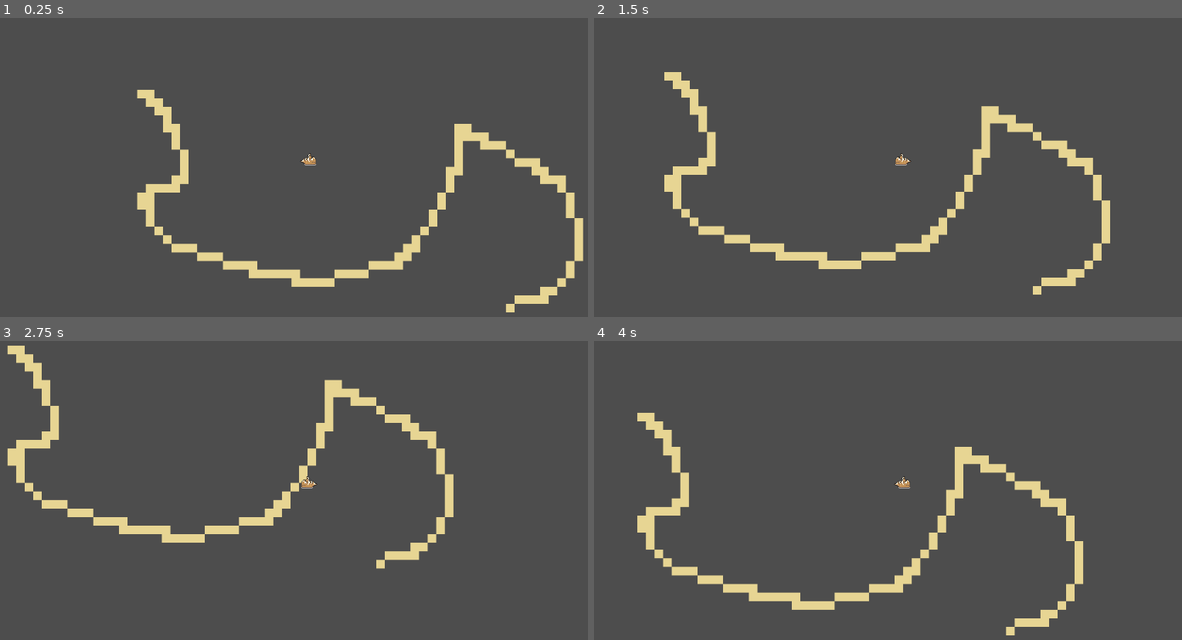
Above: before the commit, frames 1-4 (two rows, left to right).
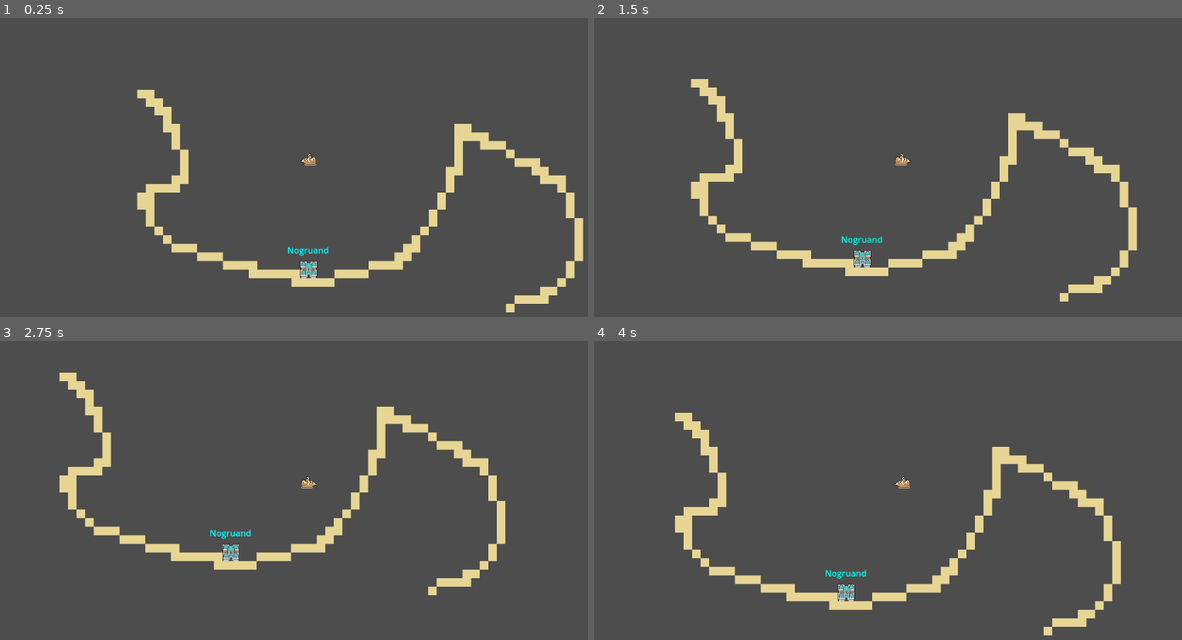
Above: after the commit, the same moments.

Repository: sentinelle28/Ship
Game: Godot game, scene res://Scene/GameplayScene/gameplay_scene.tscn
Two runs of this game, one before a commit and one after it. Both use one fixed random seed, a clock stepped at 60 frames per second and the inputs below. This scene is started directly instead of the project's main scene.
Inputs:
- Up to frame 1 (0.25 s): no input
- Up to frame 2 (1.5 s): tap Enter at 0.5 s; hold Right (ui_right) 0.53-1.28 s; hold Down (ui_down) from 1.28 s (still down)
- Up to frame 3 (2.75 s): release Down (ui_down) at 2.03 s; hold Right (ui_right) from 2.03 s (still down)
- Up to frame 4 (4 s): release Right (ui_right) at 2.78 s; hold Up (ui_up) 2.78-3.53 s; hold Left (ui_left) from 3.53 s (still down)

The runs differ from the first frame. In frame 1, 0.2% of the frame differs, in the area x 48-56%, y 76-88%; in frame 2, 8.2%; in frame 3, 9.2%; in frame 4, 9.6%, in the area x 7-90%, y 24-99%.

Commit message:
added hairbor interaction

Diff:
--- /dev/null
+++ b/Autolaud/hairbor_layer/hairbor_layer.gd
@@ -0,0 +1,7 @@
+extends CanvasLayer
+
+@onready var go_button:Button = $go_button
+
+
+func _show_menu(hairbor:Hairbor)->void:
+	pass
--- /dev/null
+++ b/Autolaud/hairbor_layer/hairbor_layer.tscn
@@ -0,0 +1,14 @@
+[gd_scene load_steps=2 format=3 uid="uid://bm8pr08p4qe5n"]
+
+[ext_resource type="Script" path="res://Autolaud/hairbor_layer/hairbor_layer.gd" id="1_sbb3s"]
+
+[node name="HairborLayer" type="CanvasLayer"]
+visible = false
+script = ExtResource("1_sbb3s")
+
+[node name="go_button" type="Button" parent="."]
+offset_left = 936.0
+offset_top = 536.0
+offset_right = 1152.0
+offset_bottom = 640.0
+text = "go"
--- a/Common/HealthComponent/HealthComponent.gd
+++ b/Common/HealthComponent/HealthComponent.gd
@@ -5,10 +5,15 @@
 @onready var current_health:int = max_health
 @export var health_regeneration:int = 0
 
-func take_dmg(dmg:int)->void:
+func _take_dmg(dmg:int)->void:
 	current_health -= dmg
 	if current_health <= 0:
 		get_parent().queue_free()
 
-func _regen():
+func _regen()->void:
 	pass
+
+func _modify_max_health(new_max_healht:int)->void:
+	if new_max_healht < current_health:
+		current_health = new_max_healht
+	max_health = new_max_healht
--- a/Common/crew/crewClass.gd
+++ b/Common/crew/crewClass.gd
@@ -2,3 +2,4 @@
 
 class_name Crew
 @export var hire_cost:int
+@export var capacity:int = 1
--- /dev/null
+++ b/Common/hairbor/hairbor.gd
@@ -0,0 +1,24 @@
+extends Area2D
+
+class_name Hairbor
+var price_list:Dictionary = {}
+var stock_list:Dictionary = {}
+var hirable_crew:Array[Crew] = []
+var player:Player
+
+func _ready() -> void:
+	HairborLayer.go_button.connect("pressed",_close_menu)
+
+func _open_menu()->void:
+	HairborLayer.show()
+	player._enter_an_haibor()
+
+func _close_menu()->void:
+	HairborLayer.hide()
+	player.is_in_a_hairbor = false
+
+
+func _on_body_entered(body: Node2D) -> void:
+	if body is Player:
+		player = body
+		_open_menu()
--- /dev/null
+++ b/Common/hairbor/hairbor.tscn
@@ -0,0 +1,8 @@
+[gd_scene load_steps=2 format=3 uid="uid://bh61caop5jwh7"]
+
+[ext_resource type="Script" path="res://Common/hairbor/hairbor.gd" id="1_c4jeb"]
+
+[node name="hairbor" type="Area2D"]
+script = ExtResource("1_c4jeb")
+
+[connection signal="body_entered" from="." to="." method="_on_body_entered"]
--- /dev/null
+++ b/Common/tilemap/hairbor.tscn
@@ -0,0 +1,227 @@
+[gd_scene load_steps=28 format=3 uid="uid://gu1v4djn2wce"]
+
+[ext_resource type="Texture2D" uid="uid://by0a68wp1rpu2" path="res://asset/MiniWorldSprites/MiniWorldSprites/Buildings/Cyan/CyanBarracks.png" id="1_5fgcv"]
+[ext_resource type="Texture2D" uid="uid://bph86rwp7losb" path="res://asset/MiniWorldSprites/MiniWorldSprites/Buildings/Cyan/CyanChapels.png" id="2_olddt"]
+[ext_resource type="Texture2D" uid="uid://cdib6dnrlrb4w" path="res://asset/MiniWorldSprites/MiniWorldSprites/Buildings/Cyan/CyanTower.png" id="3_q64s4"]
+[ext_resource type="Texture2D" uid="uid://hxdennratxdj" path="res://asset/MiniWorldSprites/MiniWorldSprites/Buildings/Cyan/CyanWell.png" id="4_t0nin"]
+[ext_resource type="Texture2D" uid="uid://bf2bs18k1siyc" path="res://asset/MiniWorldSprites/MiniWorldSprites/Buildings/Cyan/CyanWorkshops.png" id="5_q07qf"]
+[ext_resource type="Texture2D" uid="uid://bwprxmjjt73oa" path="res://asset/MiniWorldSprites/MiniWorldSprites/Buildings/Cyan/CyanDocks.png" id="6_j3n2b"]
+[ext_resource type="Texture2D" uid="uid://b3tsiu1myvxkl" path="res://asset/MiniWorldSprites/MiniWorldSprites/Buildings/Cyan/CyanHouses.png" id="7_cvxv4"]
+[ext_resource type="Texture2D" uid="uid://dggpowfkilugk" path="res://asset/MiniWorldSprites/MiniWorldSprites/Buildings/Cyan/CyanHuts.png" id="8_053g8"]
+[ext_resource type="Texture2D" uid="uid://byltudw408kvr" path="res://asset/MiniWorldSprites/MiniWorldSprites/Buildings/Cyan/CyanKeep.png" id="9_eusu7"]
+[ext_resource type="Texture2D" uid="uid://c53nwlrxonf81" path="res://asset/MiniWorldSprites/MiniWorldSprites/Buildings/Cyan/CyanMarket.png" id="10_mnc4g"]
+[ext_resource type="Texture2D" uid="uid://cf7xlg31iujp5" path="res://asset/MiniWorldSprites/MiniWorldSprites/Buildings/Cyan/CyanResources.png" id="11_15jpu"]
+[ext_resource type="Texture2D" uid="uid://de8vbrt3lka2d" path="res://asset/MiniWorldSprites/MiniWorldSprites/Buildings/Cyan/CyanShip.png" id="12_dnjbg"]
+[ext_resource type="Texture2D" uid="uid://tk6rqx6epr27" path="res://asset/MiniWorldSprites/MiniWorldSprites/Buildings/Cyan/CyanTaverns.png" id="13_qxkms"]
+
+[sub_resource type="TileSetAtlasSource" id="TileSetAtlasSource_ogjxf"]
+texture = ExtResource("1_5fgcv")
+0:0/0 = 0
+1:0/0 = 0
+2:0/0 = 0
+3:0/0 = 0
+0:1/0 = 0
+1:1/0 = 0
+2:1/0 = 0
+3:1/0 = 0
+0:2/0 = 0
+1:2/0 = 0
+2:2/0 = 0
+3:2/0 = 0
+0:3/0 = 0
+1:3/0 = 0
+2:3/0 = 0
+3:3/0 = 0
+0:4/0 = 0
+1:4/0 = 0
+2:4/0 = 0
+3:4/0 = 0
+
+[sub_resource type="TileSetAtlasSource" id="TileSetAtlasSource_hoerj"]
+texture = ExtResource("2_olddt")
+0:0/0 = 0
+1:0/0 = 0
+2:0/0 = 0
+0:1/0 = 0
+1:1/0 = 0
+2:1/0 = 0
+
+[sub_resource type="TileSetAtlasSource" id="TileSetAtlasSource_pu8oj"]
+texture = ExtResource("3_q64s4")
+0:0/0 = 0
+0:1/0 = 0
+1:1/0 = 0
+0:2/0 = 0
+1:2/0 = 0
+0:3/0 = 0
+1:3/0 = 0
+2:3/0 = 0
+0:4/0 = 0
+1:4/0 = 0
+2:4/0 = 0
+0:5/0 = 0
+1:5/0 = 0
+2:5/0 = 0
+
+[sub_resource type="TileSetAtlasSource" id="TileSetAtlasSource_7ni6w"]
+texture = ExtResource("4_t0nin")
+0:0/0 = 0
+1:0/0 = 0
+2:0/0 = 0
+0:1/0 = 0
+1:1/0 = 0
+2:1/0 = 0
+
+[sub_resource type="TileSetAtlasSource" id="TileSetAtlasSource_6gtnp"]
+texture = ExtResource("5_q07qf")
+0:0/0 = 0
+1:0/0 = 0
+2:0/0 = 0
+0:1/0 = 0
+1:1/0 = 0
+2:1/0 = 0
+0:2/0 = 0
+1:2/0 = 0
+2:2/0 = 0
+
+[sub_resource type="TileSetAtlasSource" id="TileSetAtlasSource_nk724"]
+texture = ExtResource("6_j3n2b")
+0:0/0 = 0
+1:0/0 = 0
+2:0/0 = 0
+3:0/0 = 0
+0:1/0 = 0
+1:1/0 = 0
+2:1/0 = 0
+3:1/0 = 0
+
+[sub_resource type="TileSetAtlasSource" id="TileSetAtlasSource_qkh3p"]
+texture = ExtResource("7_cvxv4")
+0:0/0 = 0
+1:0/0 = 0
+2:0/0 = 0
+0:1/0 = 0
+1:1/0 = 0
+2:1/0 = 0
+0:2/0 = 0
+1:2/0 = 0
+2:2/0 = 0
+0:3/0 = 0
+1:3/0 = 0
+2:3/0 = 0
+
+[sub_resource type="TileSetAtlasSource" id="TileSetAtlasSource_0523p"]
+texture = ExtResource("8_053g8")
+0:0/0 = 0
+1:0/0 = 0
+2:0/0 = 0
+3:0/0 = 0
+4:0/0 = 0
+
+[sub_resource type="TileSetAtlasSource" id="TileSetAtlasSource_4vw1p"]
+texture = ExtResource("9_eusu7")
+0:0/0 = 0
+1:0/0 = 0
+2:0/0 = 0
+3:0/0 = 0
+4:0/0 = 0
+5:0/0 = 0
+0:1/0 = 0
+1:1/0 = 0
+2:1/0 = 0
+3:1/0 = 0
+4:1/0 = 0
+5:1/0 = 0
+0:2/0 = 0
+1:2/0 = 0
+2:2/0 = 0
+3:2/0 = 0
+4:2/0 = 0
+5:2/0 = 0
+0:3/0 = 0
+1:3/0 = 0
+2:3/0 = 0
+3:3/0 = 0
+4:3/0 = 0
+5:3/0 = 0
+
+[sub_resource type="TileSetAtlasSource" id="TileSetAtlasSource_7ffqm"]
+texture = ExtResource("10_mnc4g")
+0:0/0 = 0
+1:0/0 = 0
+2:0/0 = 0
+0:1/0 = 0
+1:1/0 = 0
+2:1/0 = 0
+0:2/0 = 0
+1:2/0 = 0
+2:2/0 = 0
+0:3/0 = 0
+1:3/0 = 0
+2:3/0 = 0
+
+[sub_resource type="TileSetAtlasSource" id="TileSetAtlasSource_kghxm"]
+texture = ExtResource("11_15jpu")
+0:0/0 = 0
+1:0/0 = 0
+2:0/0 = 0
+0:1/0 = 0
+1:1/0 = 0
+2:1/0 = 0
+0:2/0 = 0
+1:2/0 = 0
+2:2/0 = 0
+0:3/0 = 0
+1:3/0 = 0
+2:3/0 = 0
+0:4/0 = 0
+1:4/0 = 0
+2:4/0 = 0
+
+[sub_resource type="TileSetAtlasSource" id="TileSetAtlasSource_hg8nm"]
+texture = ExtResource("12_dnjbg")
+0:0/0 = 0
+1:0/0 = 0
+2:0/0 = 0
+3:0/0 = 0
+4:0/0 = 0
+5:0/0 = 0
+0:1/0 = 0
+1:1/0 = 0
+2:1/0 = 0
+3:1/0 = 0
+4:1/0 = 0
+5:1/0 = 0
+
+[sub_resource type="TileSetAtlasSource" id="TileSetAtlasSource_7v251"]
+texture = ExtResource("13_qxkms")
+0:0/0 = 0
+1:0/0 = 0
+2:0/0 = 0
+0:1/0 = 0
+1:1/0 = 0
+2:1/0 = 0
+0:2/0 = 0
+1:2/0 = 0
+2:2/0 = 0
+0:3/0 = 0
+1:3/0 = 0
+2:3/0 = 0
+
+[sub_resource type="TileSet" id="TileSet_23hct"]
+sources/0 = SubResource("TileSetAtlasSource_ogjxf")
+sources/1 = SubResource("TileSetAtlasSource_hoerj")
+sources/2 = SubResource("TileSetAtlasSource_nk724")
+sources/3 = SubResource("TileSetAtlasSource_qkh3p")
+sources/4 = SubResource("TileSetAtlasSource_0523p")
+sources/5 = SubResource("TileSetAtlasSource_4vw1p")
+sources/6 = SubResource("TileSetAtlasSource_7ffqm")
+sources/7 = SubResource("TileSetAtlasSource_kghxm")
+sources/8 = SubResource("TileSetAtlasSource_hg8nm")
+sources/9 = SubResource("TileSetAtlasSource_7v251")
+sources/10 = SubResource("TileSetAtlasSource_pu8oj")
+sources/11 = SubResource("TileSetAtlasSource_7ni6w")
+sources/12 = SubResource("TileSetAtlasSource_6gtnp")
+
+[node name="Hairbor" type="TileMapLayer"]
+tile_set = SubResource("TileSet_23hct")
--- a/Entities/Character/Player/player.gd
+++ b/Entities/Character/Player/player.gd
@@ -1,29 +1,67 @@
 extends CharacterBody2D
 
-var speed:int = 10000
-var current_health:int = 3
-var max_health:int = 3
-var health_regeneration:int = 0
+class_name Player
+var is_in_a_hairbor:bool = false
+var speed:int = 100
+var healthcomponent:HealthComponent
 var money:int = 100
+var capacity:int = 0
+var max_capacity:int = 10
 
 var thing_on_board:Array[ObjectToSell] = []
 var crew:Array[Crew] = []
 
 # Called every frame. 'delta' is the elapsed time since the previous frame.
 func _process(delta: float) -> void:
-	_move(delta)
+	if !is_in_a_hairbor:
+		_move(delta)
 
 func _move(delta:float)->void:
 	var direction:Vector2 = Input.get_vector("ui_left","ui_right","ui_up","ui_down")
 	_change_direction(direction)
 	if direction != Vector2.ZERO:
-		velocity = direction*speed*delta
+		velocity = direction*speed
 	else:
 		velocity.x = lerp(velocity.x,0.0,delta)
 		velocity.y = lerp(velocity.y,0.0,delta)
 	move_and_slide()
 
-
 func _change_direction(direction:Vector2)->void:
 	if direction.x != 0:
 		$AnimatedSprite2D.flip_h = direction.x > 0
+
+func is_there_space_left(cost:int)->bool:
+	return cost + capacity <= max_capacity
+
+func _remove_crewmate(crewmate:Crew)->void:
+	if crewmate is SailCrew:
+		var temp_dict:Dictionary = crewmate._return_pros()
+		for modif in temp_dict.keys():
+			if temp_dict[modif] != 0:
+				if modif == "bonus_to_speed":
+					speed -= temp_dict[modif]
+				elif modif == "bonus_to_regeneration":
+					healthcomponent.health_regeneration -= temp_dict[modif]
+				elif modif == "bonus_to_max_health":
+					healthcomponent._modify_max_health(temp_dict[modif])
+	crew.erase(crewmate)
+	capacity -= crewmate.capacity
+
+func _add_crewmate(crewmate:Crew)->void:
+	if is_there_space_left(crewmate.capacity):
+		if crewmate is SailCrew:
+			var temp_dict:Dictionary = crewmate._return_pros()
+			for modif in temp_dict.keys():
+				if temp_dict[modif] != 0:
+					if modif == "bonus_to_speed":
+						speed += temp_dict[modif]
+					elif modif == "bonus_to_regeneration":
+						healthcomponent.health_regeneration += temp_dict[modif]
+					elif modif == "bonus_to_max_health":
+						healthcomponent._modify_max_health(temp_dict[modif])
+		crew.append(crewmate)
+		capacity += crewmate.capacity
+
+func _enter_an_haibor()->void:
+	is_in_a_hairbor = true
+	velocity = Vector2.ZERO
--- a/Scene/GameplayScene/gameplay_scene.tscn
+++ b/Scene/GameplayScene/gameplay_scene.tscn
@@ -1,7 +1,16 @@
-[gd_scene load_steps=3 format=4 uid="uid://duwqics5lukxb"]
+[gd_scene load_steps=8 format=4 uid="uid://duwqics5lukxb"]
 
 [ext_resource type="PackedScene" uid="uid://c7ya1yd6nuap" path="res://Common/tilemap/map.tscn" id="1_l054n"]
 [ext_resource type="PackedScene" uid="uid://cr5nrd8bkaa8f" path="res://Entities/Character/Player/player.tscn" id="2_ypihl"]
+[ext_resource type="PackedScene" uid="uid://bh61caop5jwh7" path="res://Common/hairbor/hairbor.tscn" id="3_hiolq"]
+[ext_resource type="PackedScene" uid="uid://gu1v4djn2wce" path="res://Common/tilemap/hairbor.tscn" id="4_3nlqs"]
+[ext_resource type="PackedScene" uid="uid://ce6vsbcffvm4c" path="res://Common/label/LabelPrefab.tscn" id="5_krsj0"]
+
+[sub_resource type="RectangleShape2D" id="RectangleShape2D_tvcyu"]
+size = Vector2(42, 42)
+
+[sub_resource type="LabelSettings" id="LabelSettings_2fe0j"]
+font_color = Color(0, 1, 1, 1)
 
 [node name="GameplayScene" type="Node2D"]
 
@@ -10,3 +19,21 @@
 
 [node name="player" parent="." instance=ExtResource("2_ypihl")]
 position = Vector2(336, 128)
+
+[node name="hairbor" parent="." instance=ExtResource("3_hiolq")]
+position = Vector2(320, 320)
+
+[node name="Hairbor" parent="hairbor" instance=ExtResource("4_3nlqs")]
+tile_map_data = PackedByteArray("AAAAAAEABQAAAAEAAAABAAEABQABAAEAAAAAAAAABQAAAAAAAAABAAAABQABAAAAAAA=")
+
+[node name="CollisionShape2D" type="CollisionShape2D" parent="hairbor"]
+position = Vector2(16, 16)
+shape = SubResource("RectangleShape2D_tvcyu")
+
+[node name="LabelPrefab" parent="hairbor" instance=ExtResource("5_krsj0")]
+offset_left = -24.0
+offset_top = -32.0
+offset_right = 74.0
+offset_bottom = -4.0
+text = "Nogruand"
+label_settings = SubResource("LabelSettings_2fe0j")
--- a/Scene/Main/main.gd
+++ b/Scene/Main/main.gd
@@ -2,23 +2,23 @@
 
 
 
-func _on_play_pressed():
+func _on_play_pressed()->void:
 	SceneTransition._change_scene("res://Scene/GameplayScene/gameplay_scene.tscn")
 
 
 
 
-func _on_quit_pressed():
+func _on_quit_pressed()->void:
 	get_tree().quit()
 
 
-func _on_credits_pressed():
+func _on_credits_pressed()->void:
 	SceneTransition._change_scene("res://Scene/CreditScene/Credit.tscn")
 
 
-func _on_tutorial_pressed():
+func _on_tutorial_pressed()->void:
 	SceneTransition._change_scene("res://Scene/Tutorial/Tutorial.tscn")
 
 
-func _on_settings_pressed():
+func _on_settings_pressed()->void:
 	SceneTransition._change_scene("res://Scene/OptionScene/Option.tscn")
--- a/project.godot
+++ b/project.godot
@@ -10,7 +10,7 @@
 
 [application]
 
-config/name="Main Menu 2d"
+config/name="ship_game_jam"
 run/main_scene="res://Scene/Main/main.tscn"
 config/features=PackedStringArray("4.3", "Forward Plus")
 config/icon="res://icon.svg"
@@ -21,3 +21,4 @@
 InputManager="*res://Autolaud/InputManager/InputManager.gd"
 Settings="*res://Autolaud/Settings/Settings.gd"
 MainMusic="*res://Autolaud/MainMusic/main_music.tscn"
+HairborLayer="*res://Autolaud/hairbor_layer/hairbor_layer.tscn"
